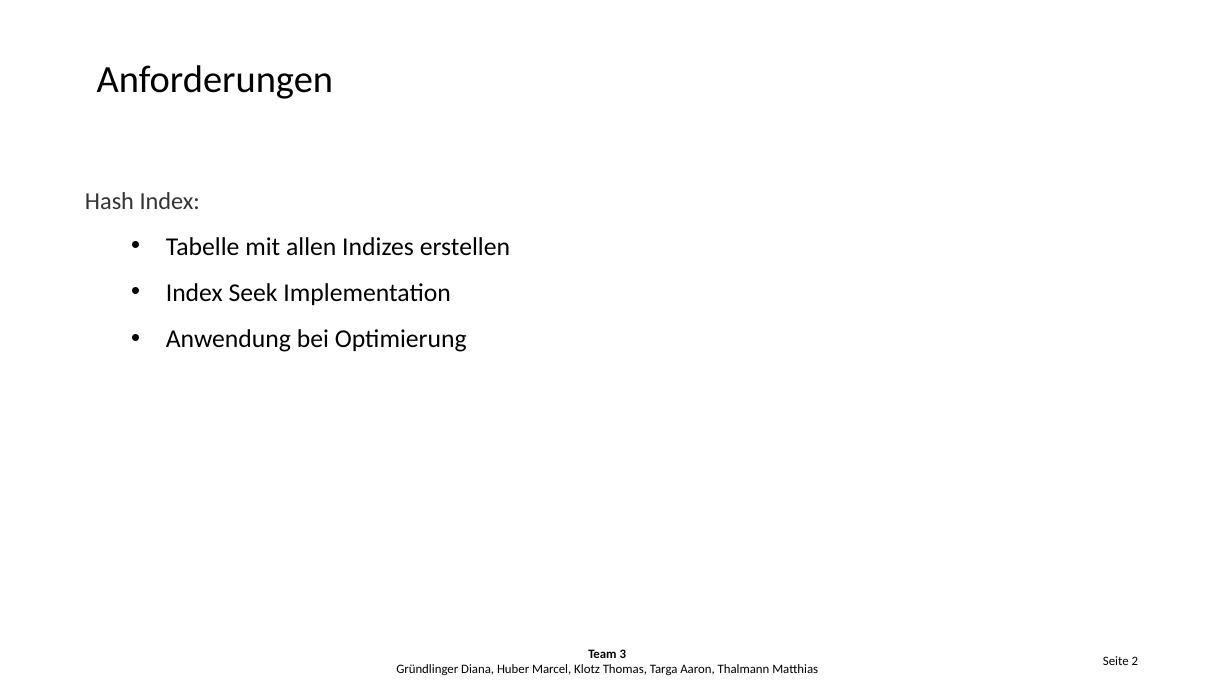
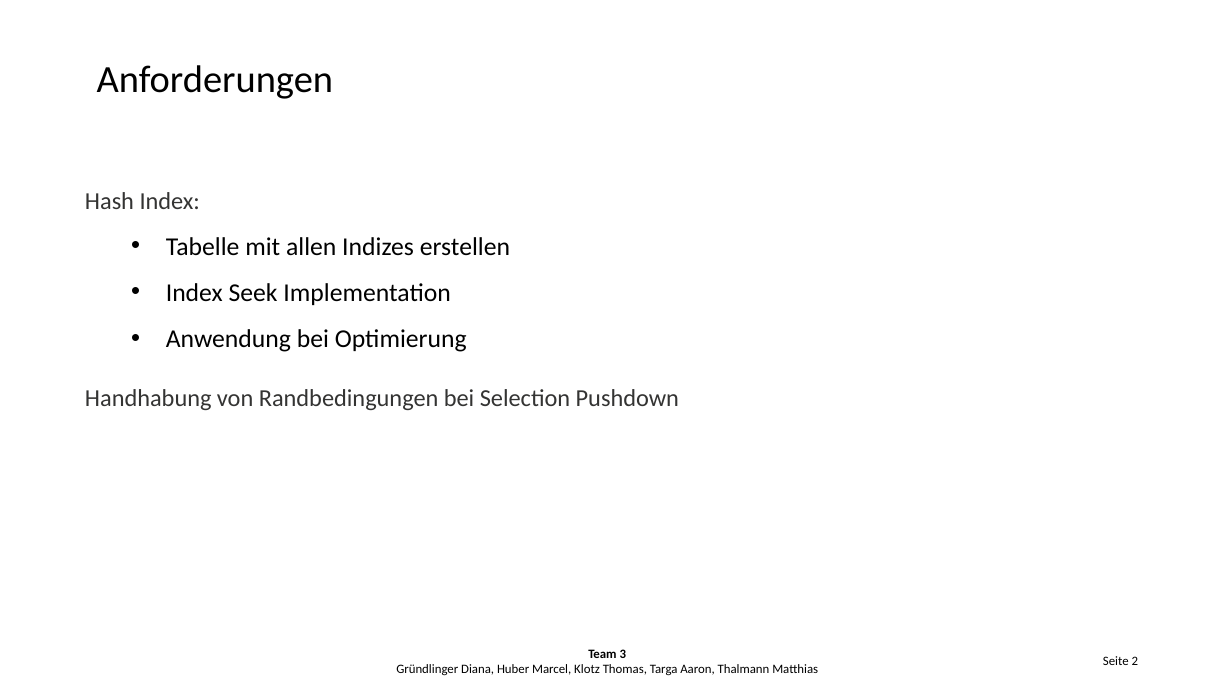
Before and after one commit to Hegl1/archimpl, a slide deck: slide 2 of docs/milestones/milestone4/milestone4_presentation.pptx. Drawn at 1232x693 pixels with LibreOffice and Linux fonts; fonts in the diff are those of the drawing; background and template pictures are left out. Boxes give left, top, right and bottom in pixels: in the first picture for what was removed or moved away, otherwise in the second. Text is boxed around its words. In the diff, an @@ line names an element or a change of style, - is before the commit and + after.

Commit message:
docs(milestone4): added pushdown slide [skip-tests]

```diff
--- a/docs/milestones/milestone4/milestone4_presentation.pptx
+++ b/docs/milestones/milestone4/milestone4_presentation.pptx
@@ subtitle at <box>85,389,679,410</box>: paragraph added @@
+Handhabung von Randbedingungen bei Selection Pushdown
```
Also in this commit, not shown: 1 slide added, 1 other file.
